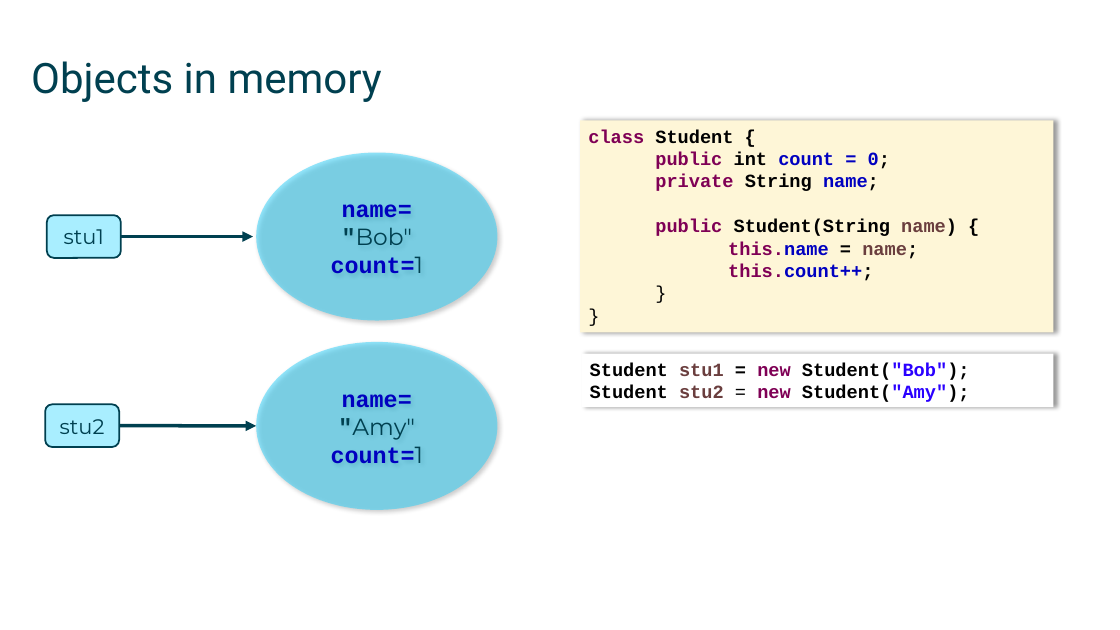
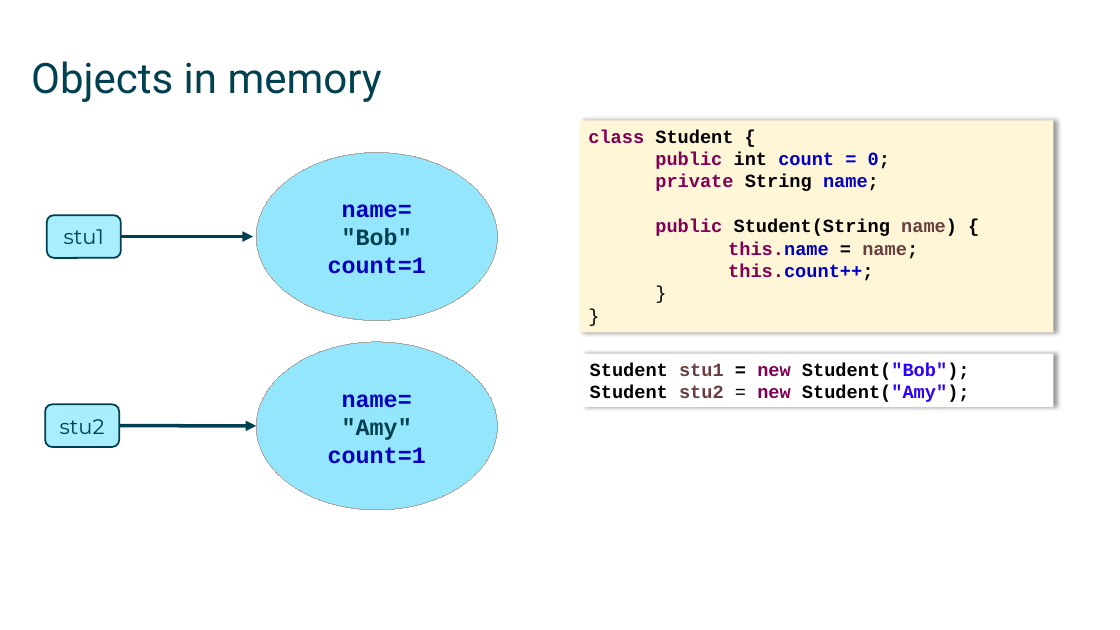
Before and after one commit to mikebaradaran/csharp, a slide deck: slide 3 of 03-Static fields and methods.pptx. Drawn at 1120x630 pixels with LibreOffice and Linux fonts; fonts in the diff are those of the drawing. Boxes give left, top, right and bottom in pixels: in the first picture for what was removed or moved away, otherwise in the second. Text is boxed around its words. In the diff, an @@ line names an element or a change of style, - is before the commit and + after.

```diff
--- a/03-Static fields and methods.pptx
+++ b/03-Static fields and methods.pptx
@@ ellipse "name= "Bob" count=1" at (256,153,497,321): font Montserrat to Courier New, bold on in ""Bob" count=1"; text colour #004050 to #0000C0 in "count=1"; outline none to #A6A6A6 0.75 pt; shadow off @@
@@ ellipse "name= "Amy" count=1" at (256,342,497,510): font Montserrat to Courier New, bold on in ""Amy" count=1"; text colour #004050 to #0000C0 in "count=1"; outline none to #A6A6A6 0.75 pt; shadow off @@
```
Also in this commit, not shown: 1 other slide changed, 4 other files.
